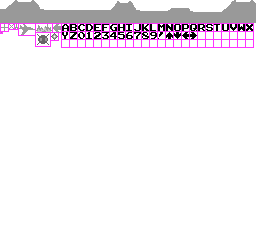
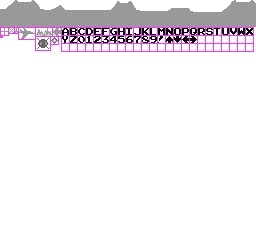
Layered file, before and after one edit (256px x 231px). Changes by layer:
painted on "outiles" over box(0, 5, 256, 52)
